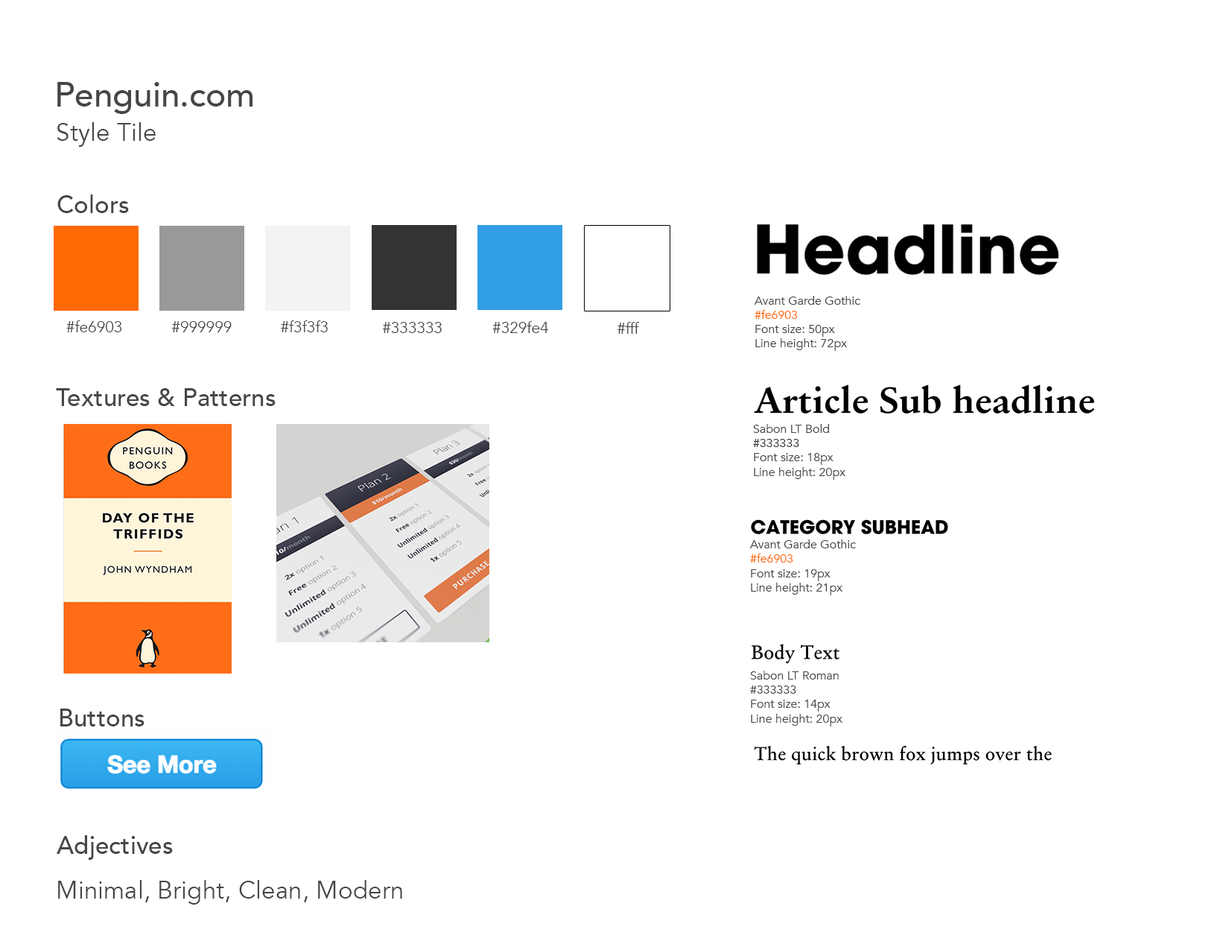
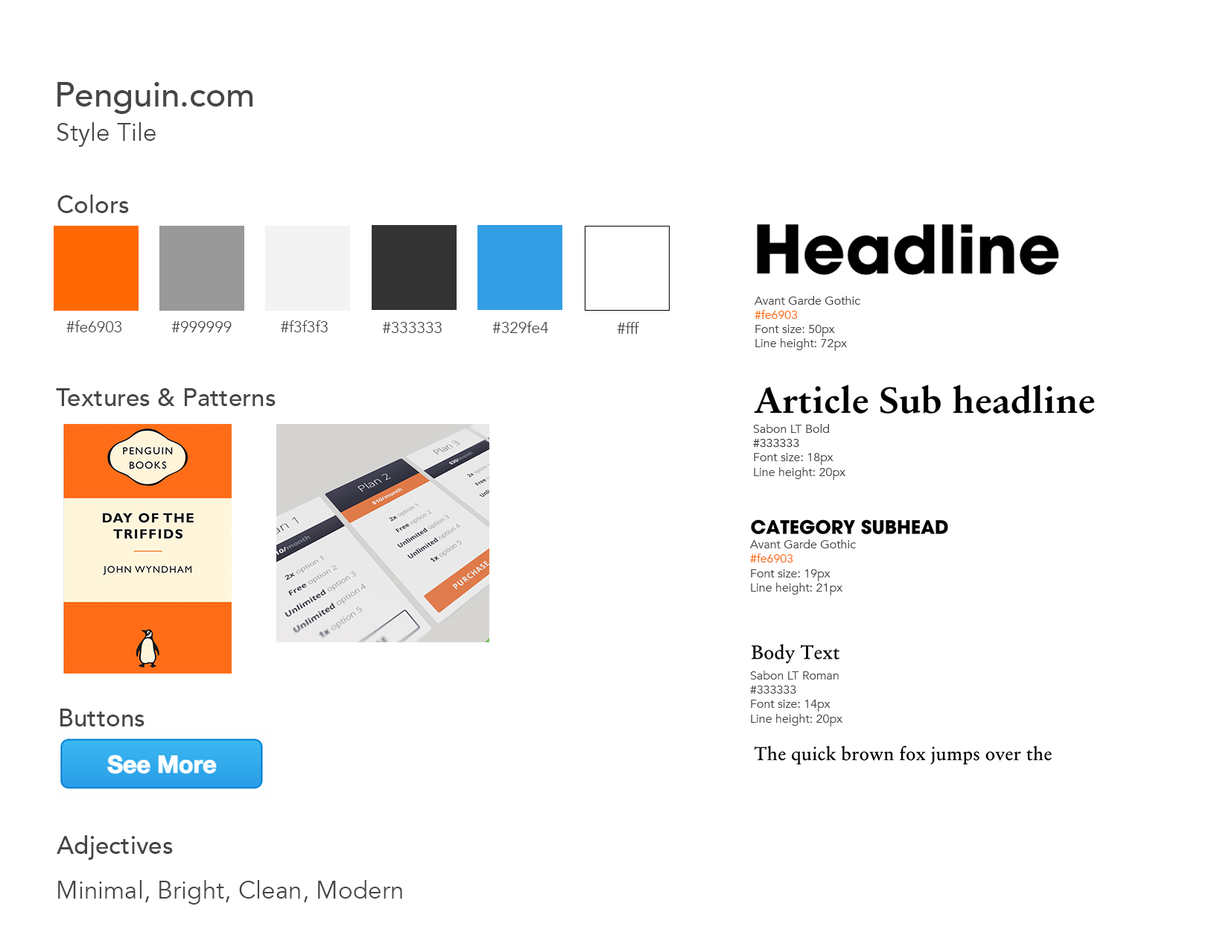
Layer changes from the first 1229x950 image to the second:
pixels changed over [584, 224, 671, 312] (layer not identified)
